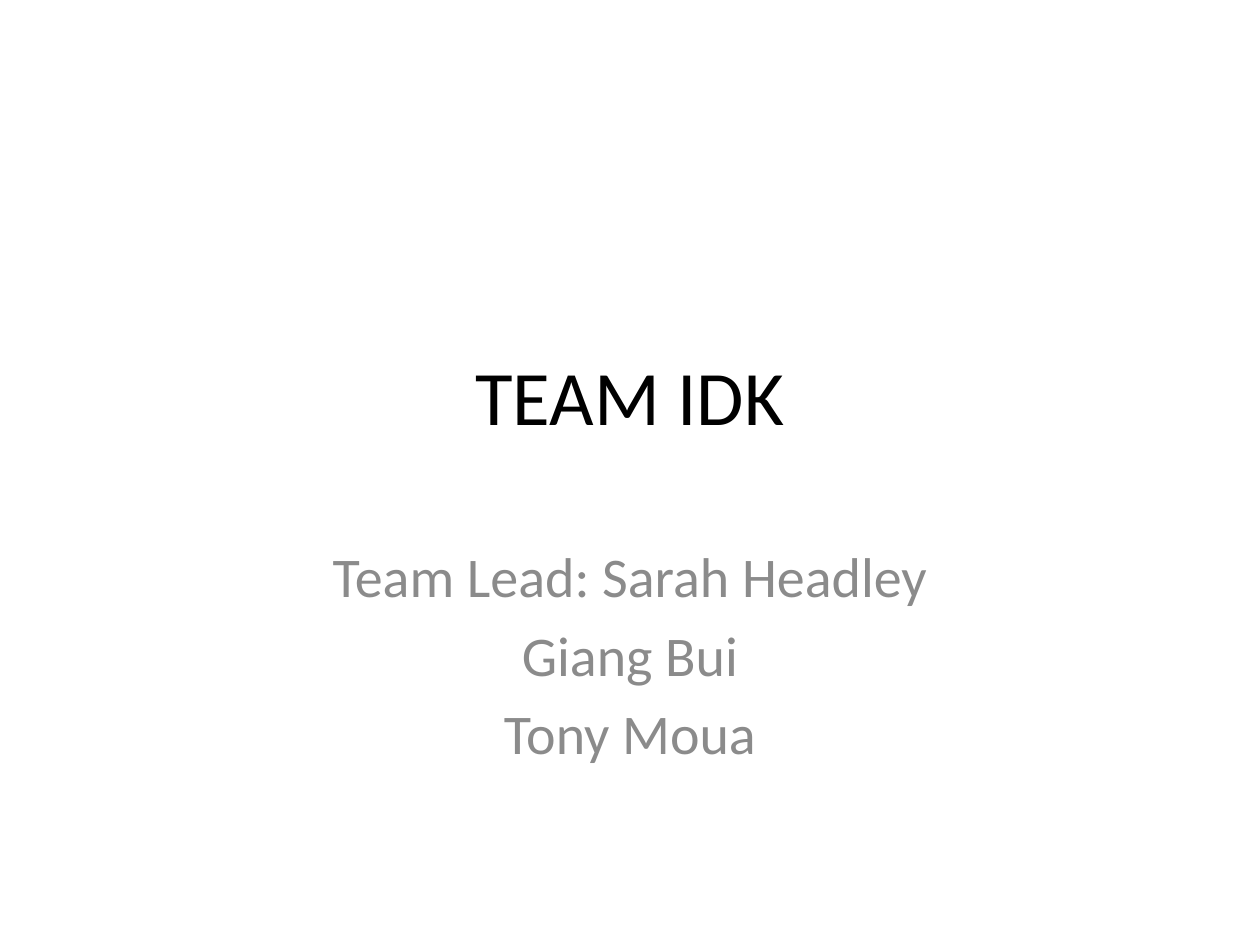
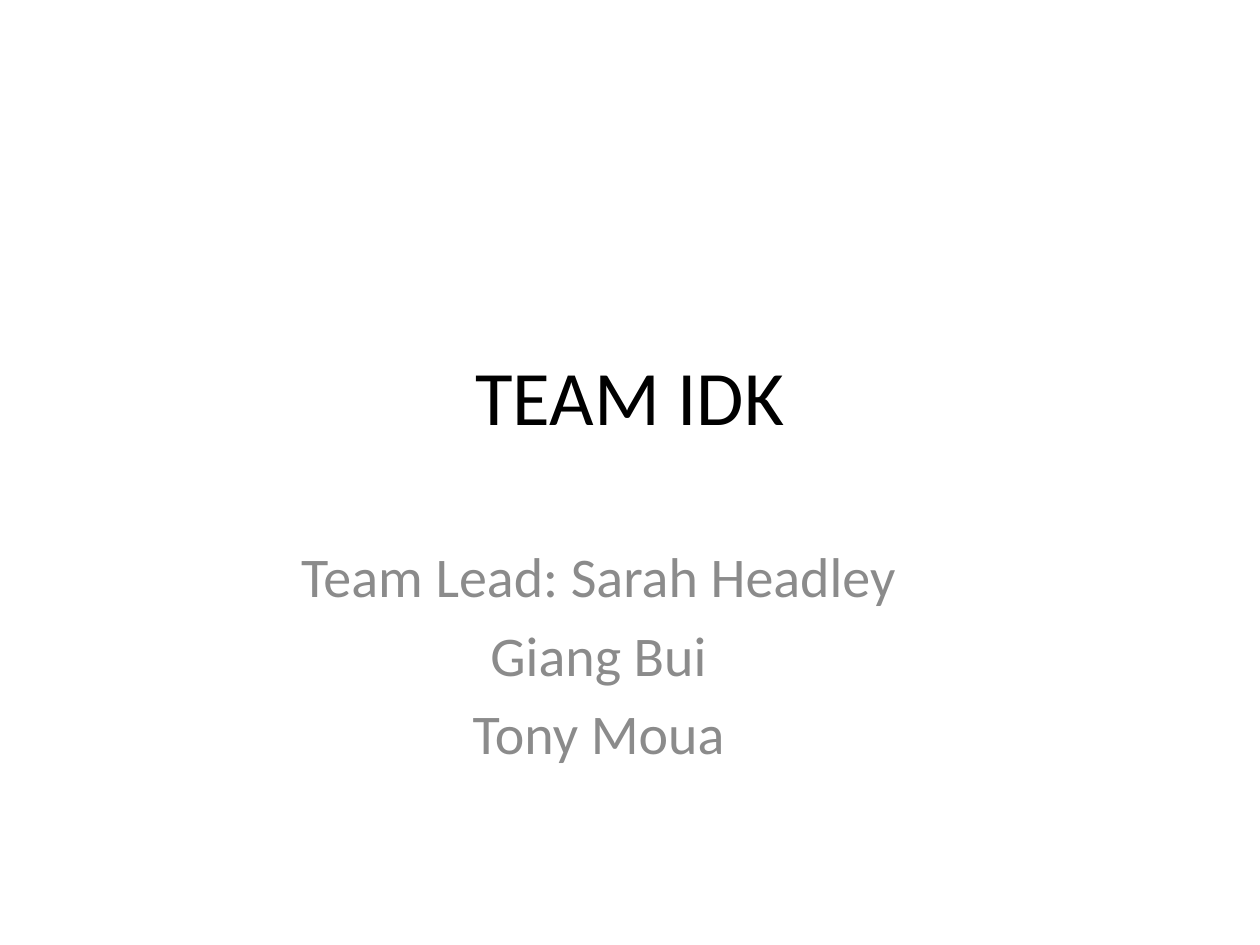
Before and after one commit to sarahbearmh/cscd350, a slide deck: slide 1 of TriviaMazePresentation.pptx. Drawn at 1260x945 pixels with LibreOffice and Linux fonts; fonts in the diff are those of the drawing. Boxes give left, top, right and bottom in pixels: in the first picture for what was removed or moved away, otherwise in the second. Text is boxed around its words. In the diff, an @@ line names an element or a change of style, - is before the commit and + after.

Commit message:
updated Powerpoint

```diff
--- a/TriviaMazePresentation.pptx
+++ b/TriviaMazePresentation.pptx
@@ subtitle "Team Lead: Sarah Headley": place and size @@
-subtitle "Team Lead: Sarah Headley" at (333,558,927,763)
+subtitle "Team Lead: Sarah Headley" at (301,558,896,763)
```
Also in this commit, not shown: 1 other slide changed, 2 slides removed, 1 other file.
